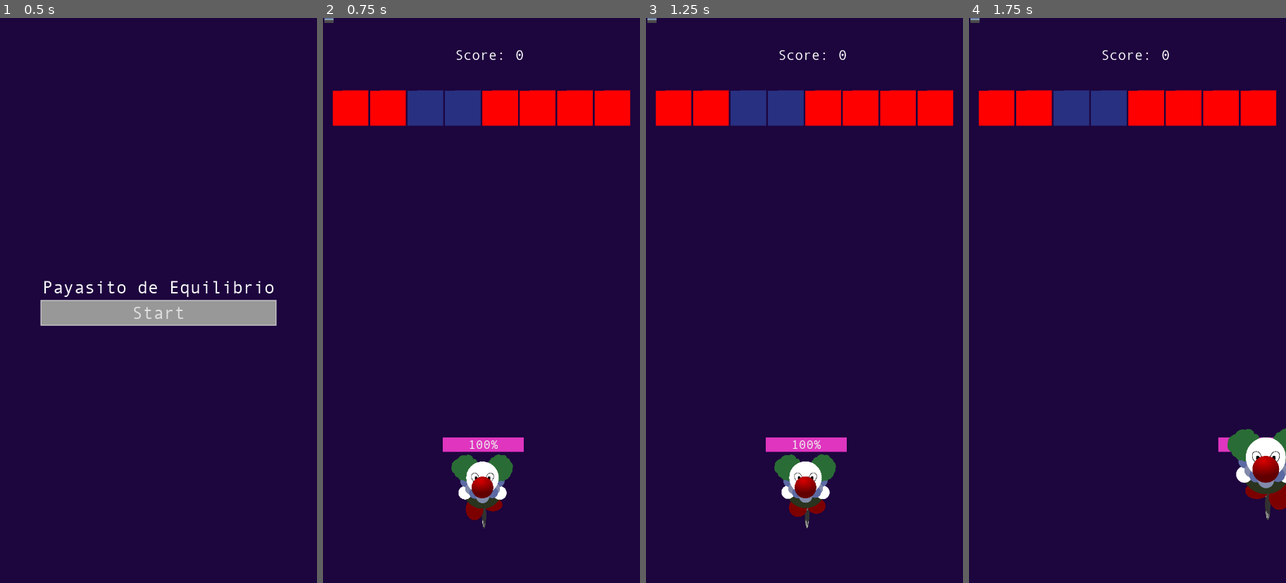
Above: before the commit, frames 1-4 (left to right).
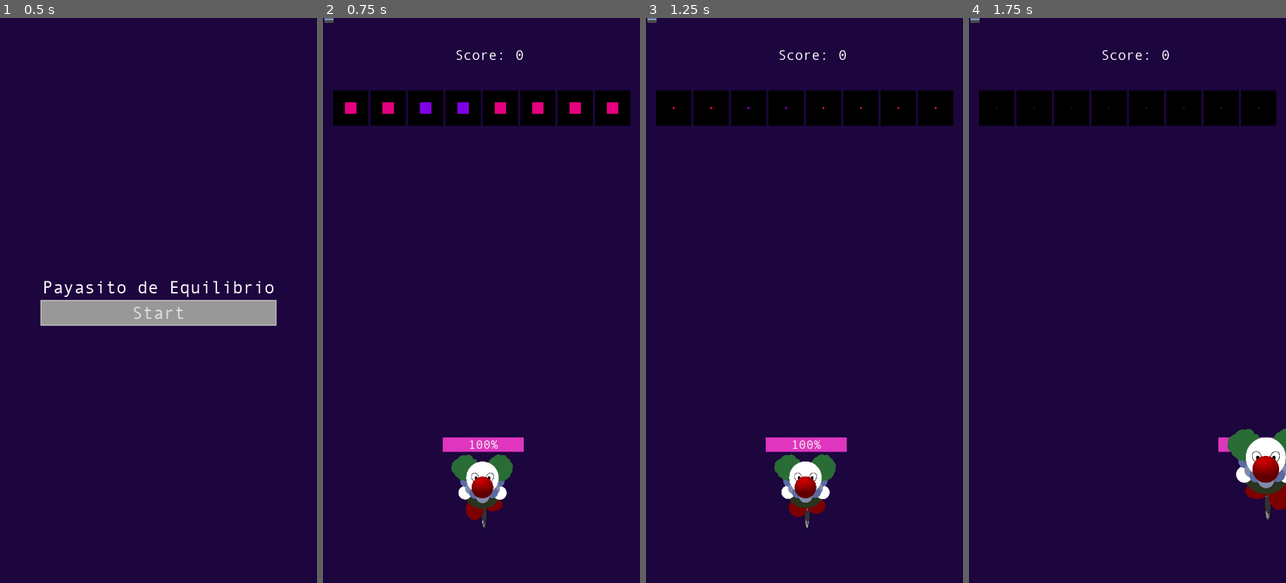
Above: after the commit, the same moments.

Repository: drarbego/payaso-de-equilibrio
Game: Godot game, scene res://StartGameMenu.tscn
Same seed, same stepped clock (60 frames per second), same inputs: the game is played once before the commit and once after it. The engine's default icon, where the game draws it, is replaced by a stand-in: a white triangle on a blue panel in a dark square. A sky picture missing from this copy of the repository is replaced by a grey-blue gradient.
Inputs (mouse positions are in pixels of both pictures, inside the frame that each line leads up to):
- Up to frame 1 (0.5 s): no input
- Up to frame 2 (0.75 s): click "Start" at 0.5 s
- Up to frame 3 (1.25 s): no input
- Up to frame 4 (1.75 s): move the mouse to (1197, 272) at 1.27 s; press the mouse at (1197, 272) at 1.28 s; hold Right (ui_right) from 1.28 s (still down)

Frame 1 is identical in both runs. In frame 2, 5.8% of the frame differs, in the area x 3-98%, y 12-20%; in frame 3, 5.8%; in frame 4, 5.8%.

Commit message:
Add basic brick shader

Diff:
--- a/Bricks/Brick.gd
+++ b/Bricks/Brick.gd
@@ -12,10 +12,17 @@
 const MAX_TIME = 5
 const MIN_TIME = 2
 
+func init(pos, aggresive):
+	self.position = pos
+	self.is_aggresive = aggresive
+
+	return self
+
 func _ready():
+	$Sprite.material = $Sprite.material.duplicate()
+	$Sprite.material.set_shader_param("is_aggresive", self.is_aggresive)
 	if self.is_aggresive:
 		self.start_timer()
-		$Polygon2D.color = Color.red
 
 func start_timer():
 	$ObstacleTimer.wait_time = (MAX_TIME - MIN_TIME) * randf() + MIN_TIME
--- /dev/null
+++ b/Bricks/Brick.shader
@@ -0,0 +1,33 @@
+shader_type canvas_item;
+
+uniform bool is_aggresive = false;
+
+bool should_display(vec2 uv, float time) {
+	float lower_limit_a = 0.5 * abs(sin(time));
+	float upper_limit_a = 1.0 - lower_limit_a;
+
+	float lower_limit_b = 0.5 * sin(time + 5.0);
+	float upper_limit_b = 1.0 - lower_limit_b;
+
+	return (
+		uv.y > lower_limit_a &&
+		uv.y < upper_limit_a &&
+		uv.x > lower_limit_a &&
+		uv.x < upper_limit_a
+	);
+}
+
+vec4 get_color(vec2 uv, float time) {
+	if (should_display(uv, time)) {
+		if (is_aggresive) {
+			return vec4(0.9, 0.0, 0.5, 1.0);
+		}
+		return vec4(0.5, 0.0, 0.9, 1.0);
+	}
+
+	return vec4(0.0, 0.0, 0.0, 1.0);
+}
+
+void fragment() {
+	COLOR = get_color(UV, TIME);
+}
--- a/Bricks/Brick.tscn
+++ b/Bricks/Brick.tscn
@@ -1,9 +1,15 @@
-[gd_scene load_steps=3 format=2]
+[gd_scene load_steps=6 format=2]
 
 [ext_resource path="res://Bricks/Brick.gd" type="Script" id=1]
+[ext_resource path="res://icon.png" type="Texture" id=2]
+[ext_resource path="res://Bricks/Brick.shader" type="Shader" id=3]
 
 [sub_resource type="RectangleShape2D" id=1]
 extents = Vector2( 40.5, 40.5 )
+
+[sub_resource type="ShaderMaterial" id=2]
+shader = ExtResource( 3 )
+shader_param/is_aggresive = false
 
 [node name="Brick" type="KinematicBody2D" groups=[
 "bricks",
@@ -15,12 +21,12 @@
 [node name="CollisionShape2D" type="CollisionShape2D" parent="."]
 shape = SubResource( 1 )
 
-[node name="Polygon2D" type="Polygon2D" parent="."]
-position = Vector2( -0.0253267, -1.23558 )
-scale = Vector2( 0.727793, 1.70695 )
-color = Color( 0.160784, 0.192157, 0.509804, 1 )
-polygon = PoolVector2Array( -55.0101, -22.2051, 55.6475, -23.0169, 55.9331, 24.0222, -55.4384, 23.9208 )
-
 [node name="ObstacleTimer" type="Timer" parent="."]
 one_shot = true
+
+[node name="Sprite" type="Sprite" parent="."]
+material = SubResource( 2 )
+position = Vector2( 0.407111, -5.96046e-07 )
+scale = Vector2( 0.624691, 0.624691 )
+texture = ExtResource( 2 )
 [connection signal="timeout" from="ObstacleTimer" to="." method="_on_ObstacleTimer_timeout"]
--- a/Bricks/BrickSpawner.gd
+++ b/Bricks/BrickSpawner.gd
@@ -10,10 +10,7 @@
 	var brick_count = int(floor($Start.position.distance_to($End.position) / brick_width))
 	for i in range(brick_count):
 		var brick_pos_x = brick_width * i + brick_width/2
-		var brick = Brick.instance()
-		if randi() % 2 == 0:
-			brick.is_aggresive = true
-		brick.position = Vector2(brick_pos_x, 0)
+		var brick = Brick.instance().init(Vector2(brick_pos_x, 0), randi() % 2 == 0)
 		add_child(brick)
 
 func _on_SpawnTimer_timeout():
